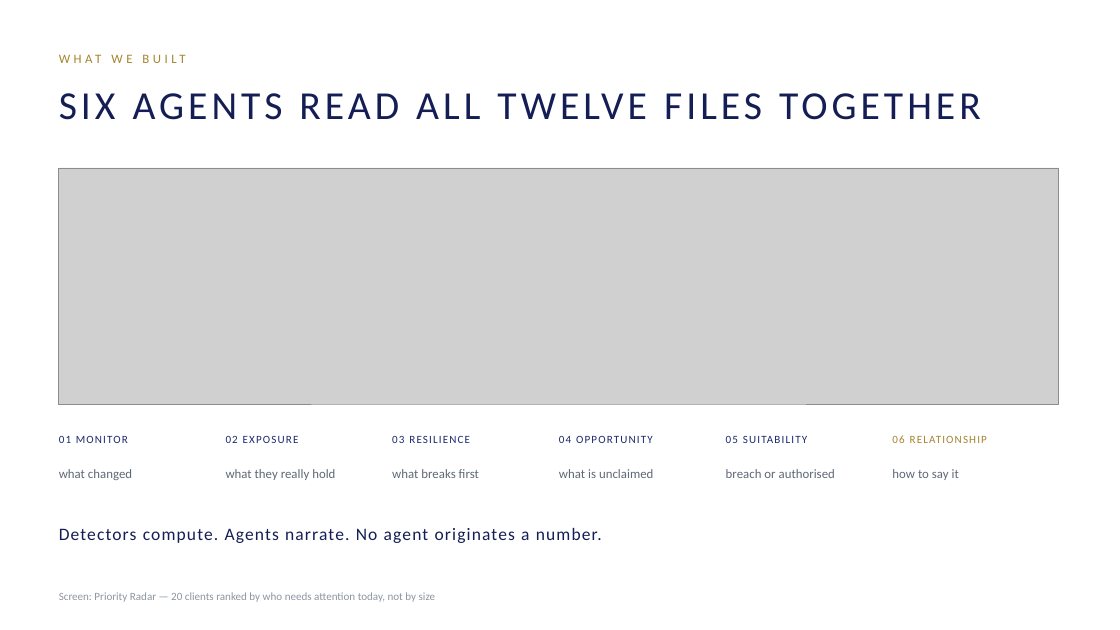
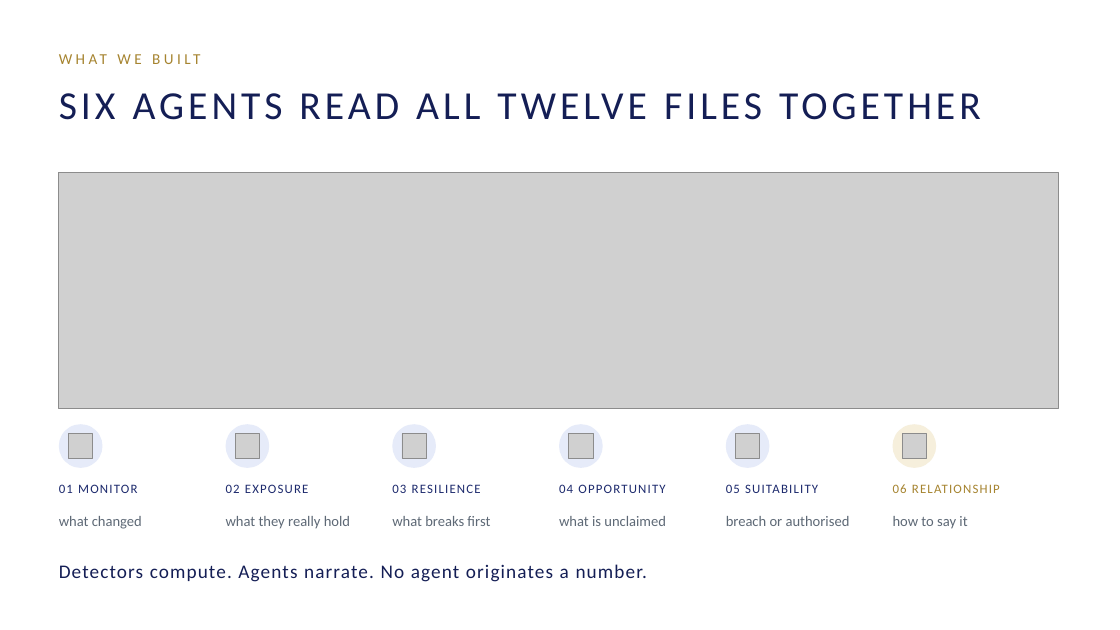
Before and after one commit to jvvinoth/Foresight-RM, a slide deck: slide 5 of docs/Foresight-RM-Pitch.pptx. Drawn at 1120x630 pixels with LibreOffice and Linux fonts; fonts in the diff are those of the drawing; grey boxes stand for pictures. Boxes give left, top, right and bottom in pixels: in the first picture for what was removed or moved away, otherwise in the second. Text is boxed around its words. In the diff, an @@ line names an element or a change of style, - is before the commit and + after.

```diff
--- a/docs/Foresight-RM-Pitch.pptx
+++ b/docs/Foresight-RM-Pitch.pptx
@@ text "WHAT WE BUILT" at box(59, 46, 815, 70): size 11 to 13 pt @@
@@ picture: place and size @@
-picture at box(59, 168, 1059, 404)
+picture at box(59, 172, 1059, 408)
@@ ellipse added at box(59, 424, 103, 468), fill #E6EBF9 @@
@@ picture added at box(68, 434, 92, 459) @@
@@ ellipse added at box(226, 424, 270, 468), fill #E6EBF9 @@
@@ picture added at box(235, 434, 260, 459) @@
@@ ellipse added at box(392, 424, 436, 468), fill #E6EBF9 @@
@@ picture added at box(402, 434, 427, 459) @@
@@ ellipse added at box(560, 424, 603, 468), fill #E6EBF9 @@
@@ picture added at box(569, 434, 593, 459) @@
@@ ellipse added at box(726, 424, 770, 468), fill #E6EBF9 @@
@@ picture added at box(736, 434, 760, 459) @@
@@ ellipse added at box(892, 424, 936, 468), fill #F6EFDC @@
@@ picture added at box(902, 434, 927, 459) @@
@@ 12 texts: place and size @@
-12 texts at box(59, 429, 1052, 480)
+12 texts at box(59, 484, 1000, 529)
@@ size 9.5 to 11 pt in 6 elements at box(893, 484, 1000, 493), box(226, 484, 309, 493), box(392, 484, 481, 493), box(559, 484, 665, 493), box(726, 484, 818, 493), box(59, 484, 137, 493) @@
@@ size 11 to 12.5 pt in 6 elements at box(226, 516, 350, 529), box(392, 516, 490, 526), box(559, 516, 666, 526), box(893, 516, 967, 529), box(726, 516, 850, 526), box(59, 516, 142, 529) @@
@@ text "Detectors compute. Agents narrate. No ...": place and size @@
-text "Detectors compute. Agents narrate. No ..." at box(59, 528, 602, 543)
+text "Detectors compute. Agents narrate. No ..." at box(59, 564, 648, 582)
@@ text "Detectors compute. Agents narrate. No ..." at box(59, 564, 648, 582): size 15 to 16.5 pt @@
@@ text removed at box(59, 592, 435, 602) @@
-Screen: Priority Radar — 20 clients ranked by who needs attention today, not by size
```
Also in this commit, not shown: 10 other slides changed, 1 slide added, 44 other files.
